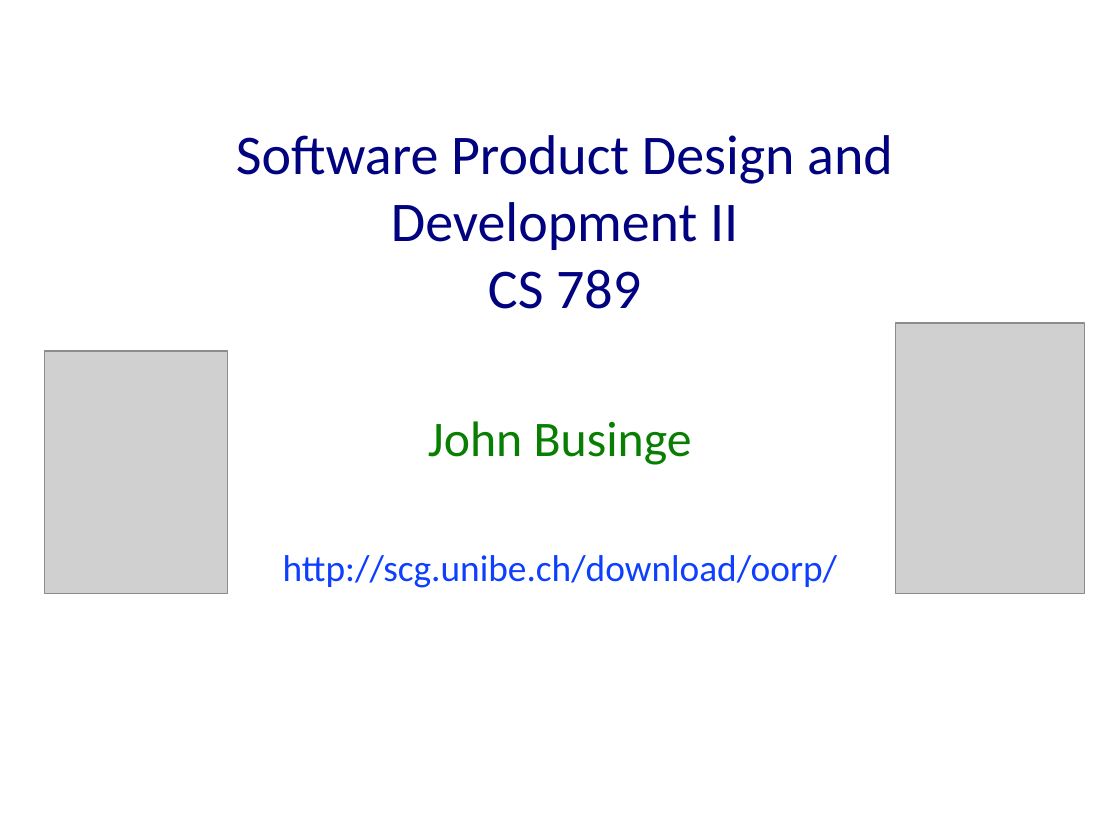
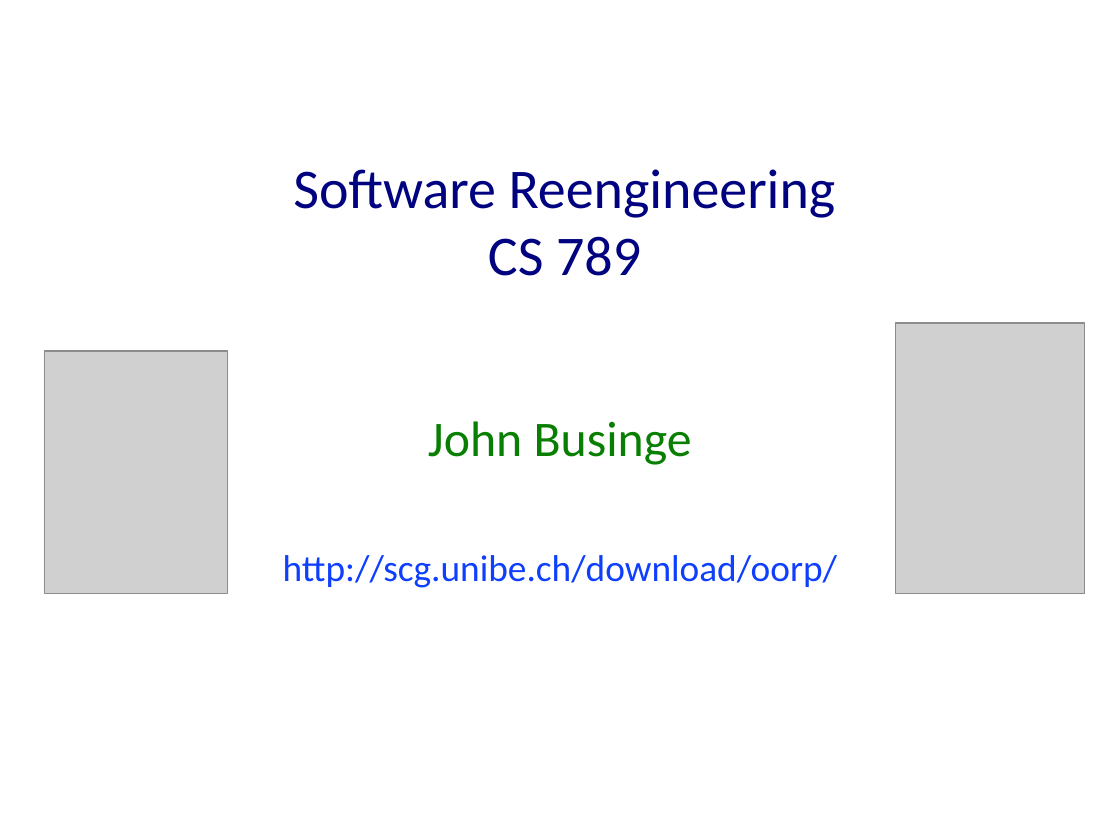
Before and after one commit to johnxu21/johnxu21.github.io, a slide deck: slide 1 of teaching/CS473-Fall2022/Introduction.pptx. Drawn at 1120x840 pixels with LibreOffice and Linux fonts; fonts in the diff are those of the drawing; grey boxes stand for pictures. Boxes give left, top, right and bottom in pixels: in the first picture for what was removed or moved away, otherwise in the second. Text is boxed around its words. In the diff, an @@ line names an element or a change of style, - is before the commit and + after.

```diff
--- a/teaching/CS473-Fall2022/Introduction.pptx
+++ b/teaching/CS473-Fall2022/Introduction.pptx
@@ title at [293, 169, 836, 276]: text changed @@
-Software Product Design and Development II
-CS 789
+Software Reengineering
+CS 789
```
Also in this commit, not shown: 1 other slide changed.
